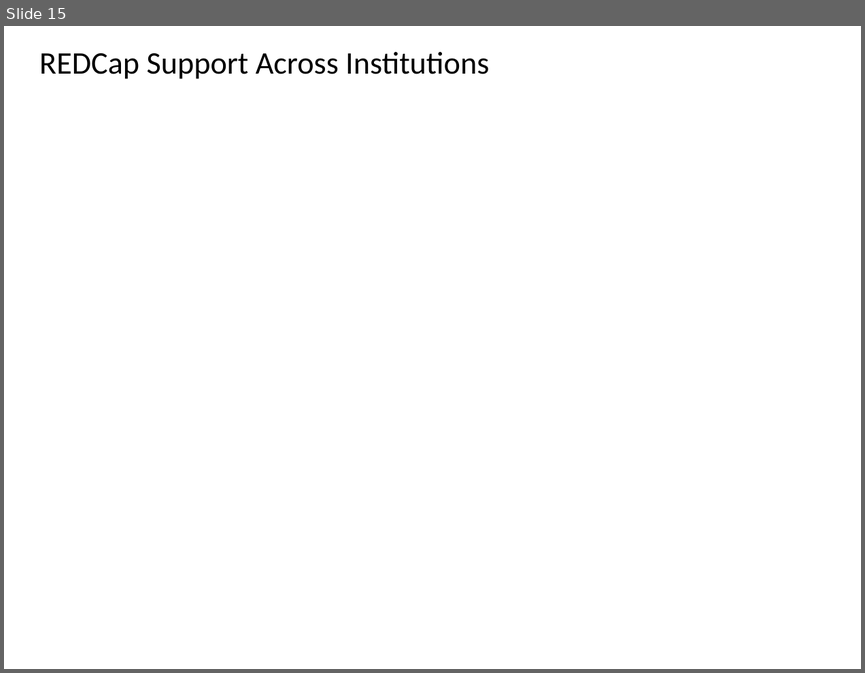
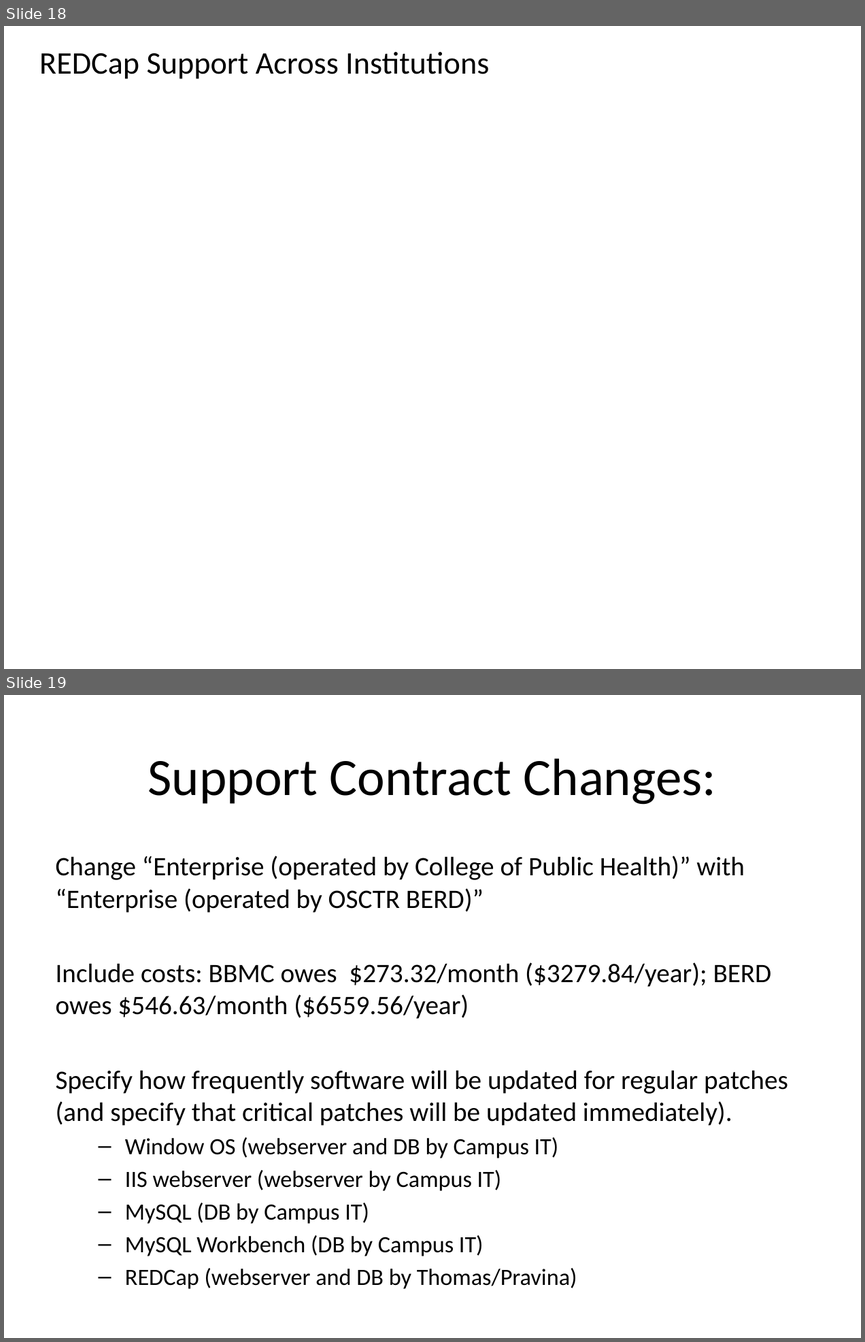
Before and after one commit to OuhscBbmc/RedcapGovernanceDocs, a slide deck: agendas/2016-04-redcap-governance-meeting.pptx. Shown one above the other, each under a label of ours: slide 15 before the commit, slides 18 and 19 after it. The pictures are 865x673 and 865x1342 pixels, drawn with LibreOffice and Linux fonts; fonts in the diff are those of the drawing; background and template pictures are left out. Boxes give left, top, right and bottom in pixels: in the first picture for what was removed or moved away, otherwise in the second. Text is boxed around its words. In the diff, an @@ line names an element or a change of style, - is before the commit and + after.

Commit message:
2016 agenda slides and support plan

```diff
--- a/agendas/2016-04-redcap-governance-meeting.pptx
+++ b/agendas/2016-04-redcap-governance-meeting.pptx
@@ slide 19 added at <box>4,695,861,1338</box>, background #FFFFFF @@
@@ title added at <box>148,758,716,804</box>, 44 pt, text #000000 @@
+Support Contract Changes:
@@ text added at <box>56,855,788,1256</box>, 22.4 pt, text #000000 @@
+Change “Enterprise (operated by College of Public Health)” with “Enterprise (operated by OSCTR BERD)”
+Include costs: BBMC owes $273.32/month ($3279.84/year); BERD owes $546.63/month ($6559.56/year)
+Specify how frequently software will be updated for regular patches (and specify that critical patches will be updated immediately).
+  – Window OS (webserver and DB by Campus IT)
+  – IIS webserver (webserver by Campus IT)
+  – MySQL (DB by Campus IT)
+  – MySQL Workbench (DB by Campus IT)
+  – REDCap (webserver and DB by Thomas/Pravina)
@@ what was slide 15 is now slide 18 @@
```
Also in this commit, not shown: 8 slides changed, 8 other slides added, 9 slides removed, 1 other file.
